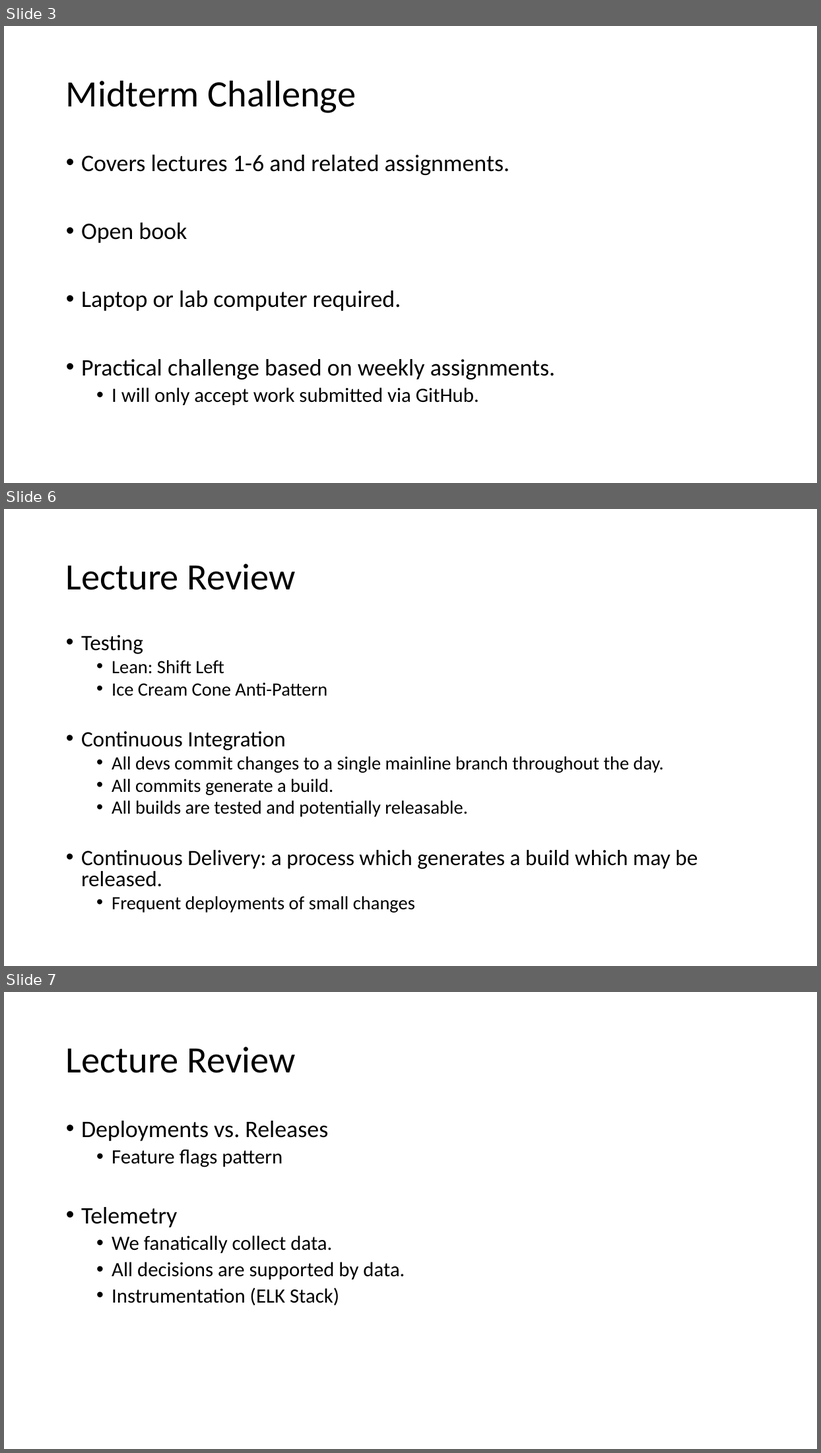
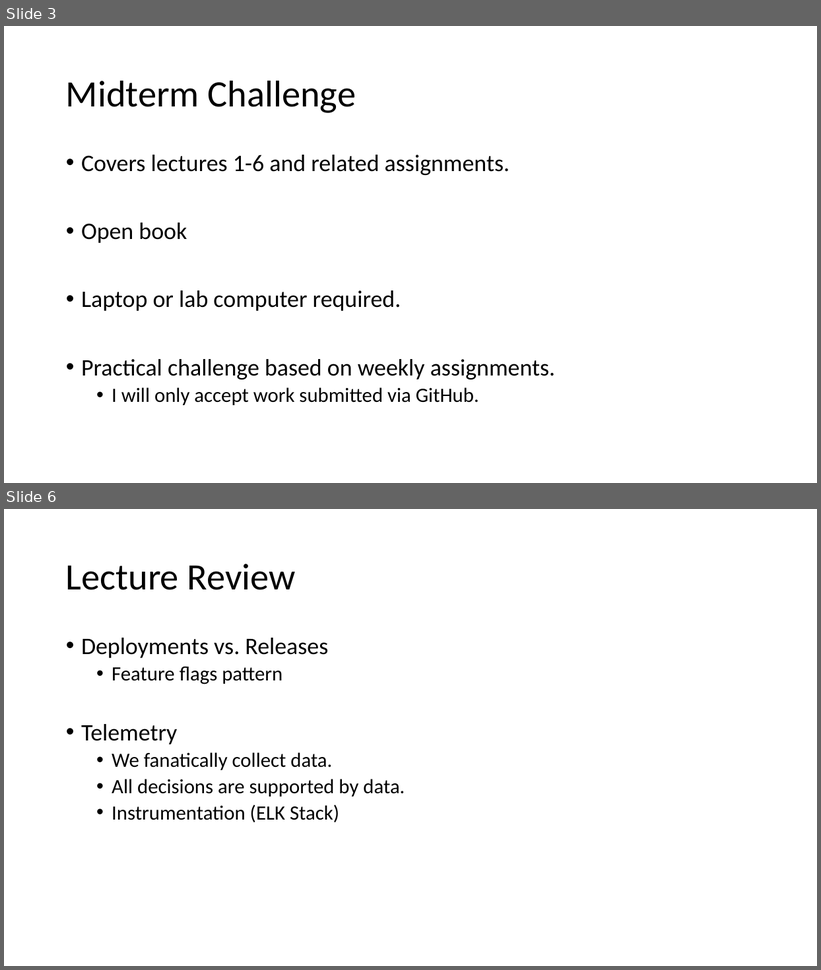
Before and after one commit to jasondbaker/infrastructure-class, a slide deck: review/lecture-review-week-6.pptx. Shown one above the other, each under a label of ours: slides 3, 6 and 7 before the commit, slides 3 and 6 after it; the slides between them are not shown. The pictures are 821x1453 and 821x970 pixels, drawn with LibreOffice and Linux fonts; fonts in the diff are those of the drawing. Boxes give left, top, right and bottom in pixels: in the first picture for what was removed or moved away, otherwise in the second. Text is boxed around its words. In the diff, an @@ line names an element or a change of style, - is before the commit and + after.

```diff
--- a/review/lecture-review-week-6.pptx
+++ b/review/lecture-review-week-6.pptx
@@ slide 6 removed at <box>4,509,817,966</box>, background #FFFFFF @@
@@ title removed at <box>66,564,296,590</box> @@
-Lecture Review
@@ text removed at <box>81,635,698,913</box> @@
-• Testing
-  • Lean: Shift Left
-  • Ice Cream Cone Anti-Pattern
-• Continuous Integration
-  • All devs commit changes to a single mainline branch throughout the day.
-  • All commits generate a build.
-  • All builds are tested and potentially releasable.
-• Continuous Delivery: a process which generates a build which may be released.
-  • Frequent deployments of small changes
@@ what was slide 7 is now slide 6 @@
```
Also in this commit, not shown: 4 slides changed, 7 other files.
